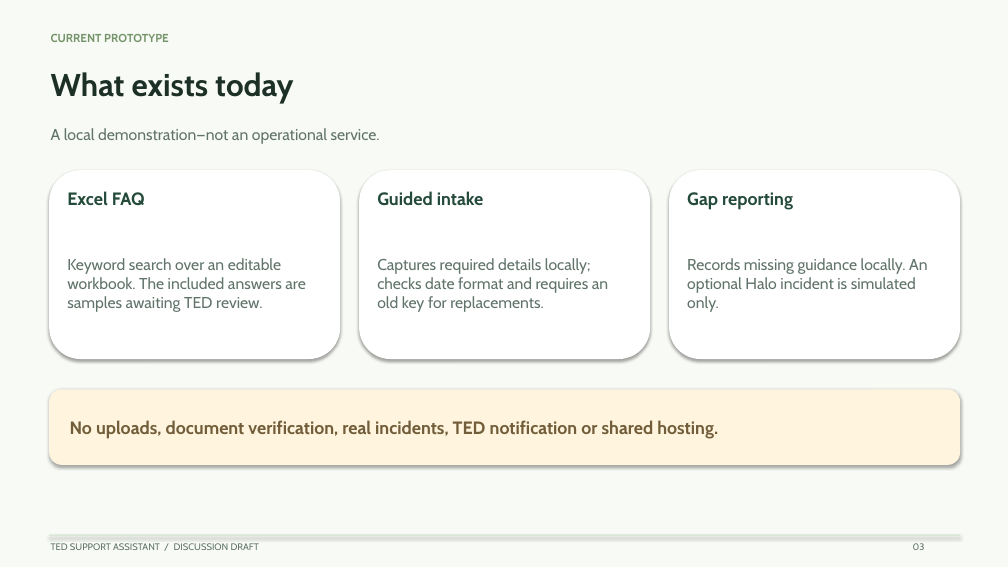
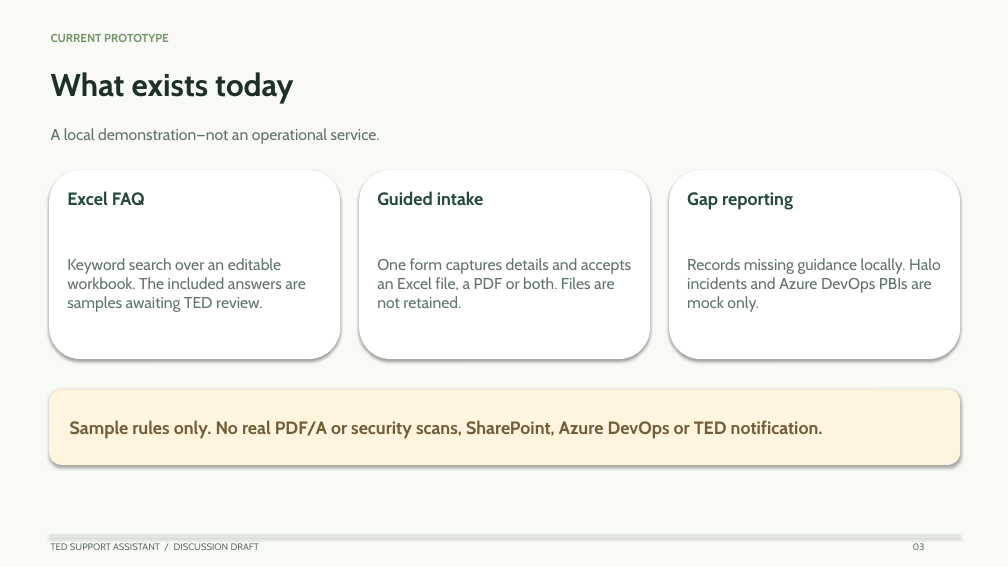
Before and after one commit to VamsiKrishna0910/ted-support-assistant, a slide deck: slide 3 of TED_Support_Prototype.pptx. Drawn at 1008x567 pixels with LibreOffice and Linux fonts; fonts in the diff are those of the drawing. Boxes give left, top, right and bottom in pixels: in the first picture for what was removed or moved away, otherwise in the second. Text is boxed around its words. In the diff, an @@ line names an element or a change of style, - is before the commit and + after.

```diff
--- a/TED_Support_Prototype.pptx
+++ b/TED_Support_Prototype.pptx
@@ text at [377, 258, 631, 308]: text changed @@
-Captures required details locally; checks date format and requires an old key for replacements.
+One form captures details and accepts an Excel file, a PDF or both. Files are not retained.
@@ text at [687, 258, 940, 312]: text changed @@
-Records missing guidance locally. An optional Halo incident is simulated only.
+Records missing guidance locally. Halo incidents and Azure DevOps PBIs are mock only.
@@ text at [70, 420, 823, 439]: text changed @@
-No uploads, document verification, real incidents, TED notification or shared hosting.
+Sample rules only. No real PDF/A or security scans, SharePoint, Azure DevOps or TED notification.
```
Also in this commit, not shown: 3 other slides changed, 6 other files.
